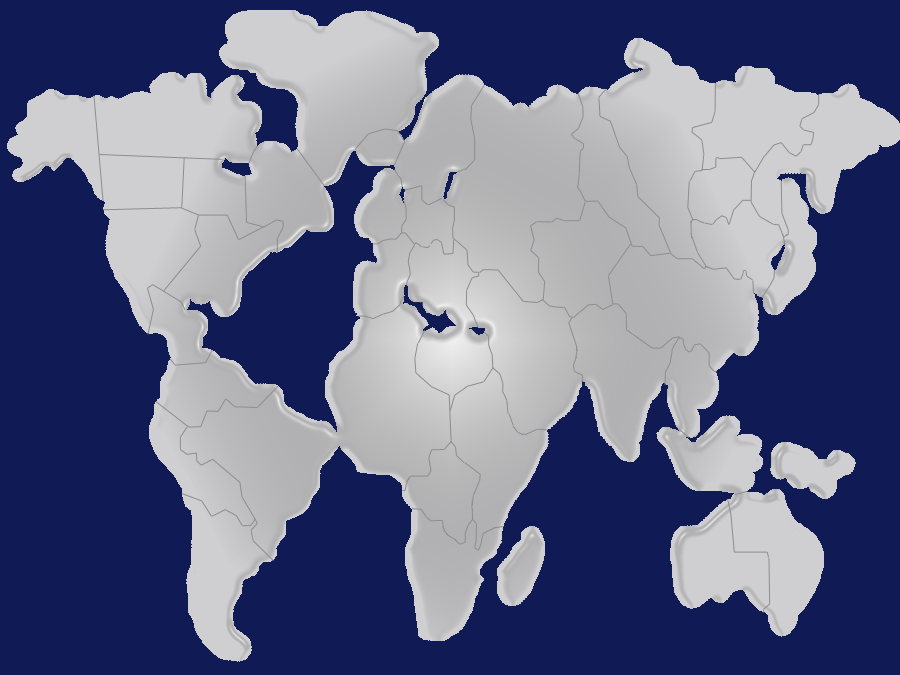
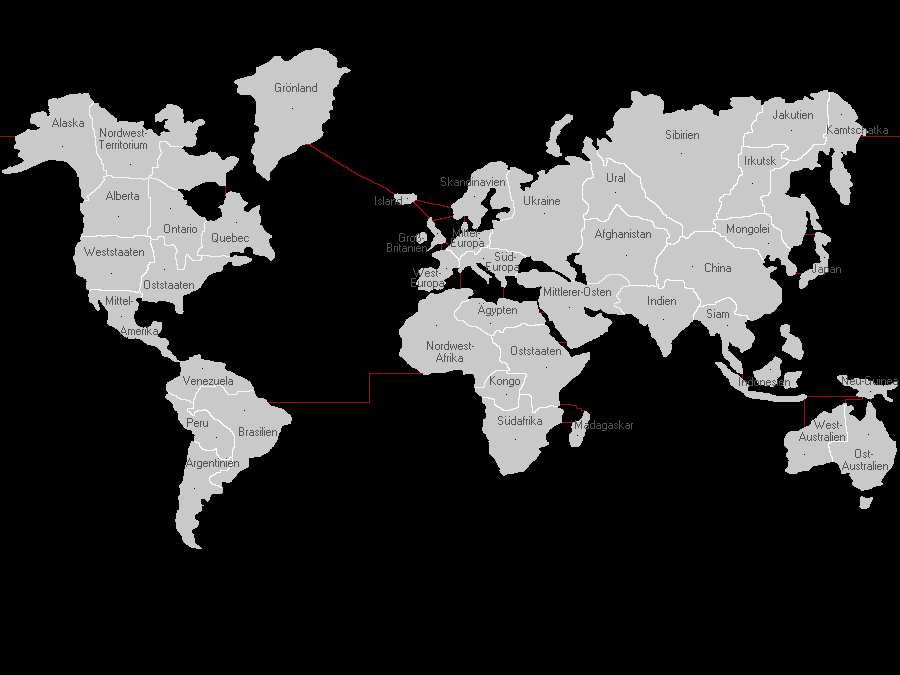
Two versions of the same layered image (900×675). Layer-by-layer changes:
removed layer "Form 379" over [93, 83, 820, 613]
removed layer "Ebene 4" over [7, 10, 900, 662]
added layer "Groß-Britanien" above "Skandinavien" over [387, 233, 427, 252]
added layer "Skandinavien" above "Süd-Europa" over [441, 177, 505, 186]
added layer "Süd-Europa" above "West-Europa" over [486, 252, 519, 273]
added layer "West-Europa" above "Mittel-Europa" over [411, 268, 444, 289]
added layer "Mittel-Europa" above "Ukraine" over [451, 228, 484, 249]
added layer "Kamtschatka" above "Irkutsk" over [827, 125, 888, 134]
added layer "Afghanistan" above "Mittlerer-Osten" over [595, 229, 651, 240]
added layer "Mittlerer-Osten" above "Indien" over [544, 287, 611, 296]
added layer "Neu-Guinea" above "Ost-Australien" over [842, 376, 898, 385]
added layer "Ost-Australien" above "West-Australien" over [842, 449, 888, 470]
added layer "West-Australien" above "Madagaskar" over [799, 420, 845, 441]
added layer "Madagaskar" above "Südafrika" over [575, 420, 633, 431]
added layer "Ägypten" above "Nordwest-Afrika" over [478, 303, 517, 316]
added layer "Nordwest-Afrika" above "Argentinien" over [427, 341, 474, 362]
added layer "Argentinien" above "Brasilien" over [186, 458, 239, 469]
added layer "Mittel-Amerika" above "Oststaaten" over [106, 296, 158, 335]
added layer "Weststaaten" above "Grönland" over [84, 247, 144, 256]
added layer "Nordwest-Territorium" above "Alaska" over [99, 128, 147, 149]
added layer "schwarze_Pixel-Punkte" above "rote_Verbindungen" over [62, 108, 871, 489]
added layer "rote_Verbindungen" above "Ebene 5" over [0, 136, 900, 427]
added layer "Ebene 5" above "Ebene 3" over [2, 48, 898, 549]
painted on "Ebene 3" over [0, 0, 900, 675]
…and 24 more changes (24 added)
